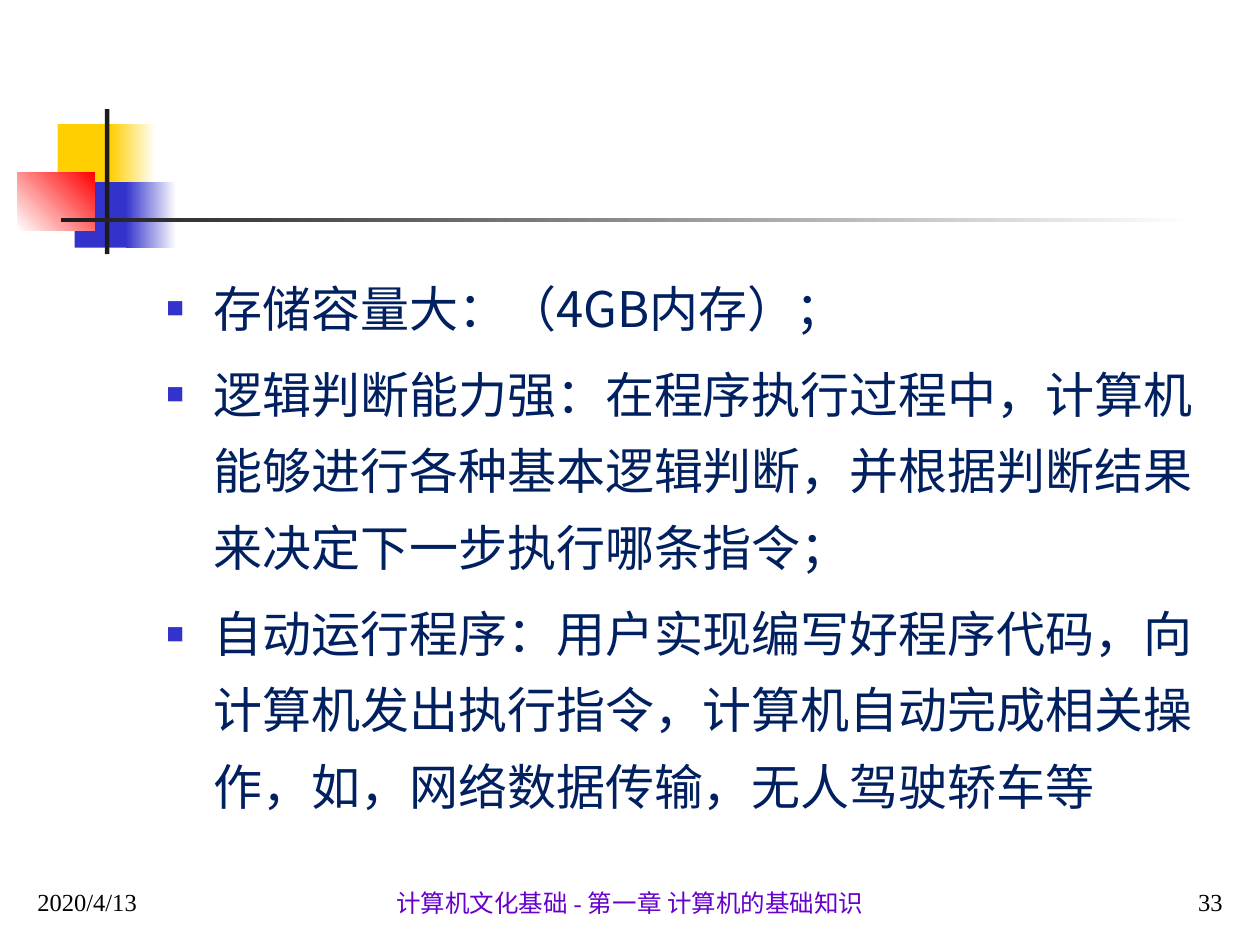
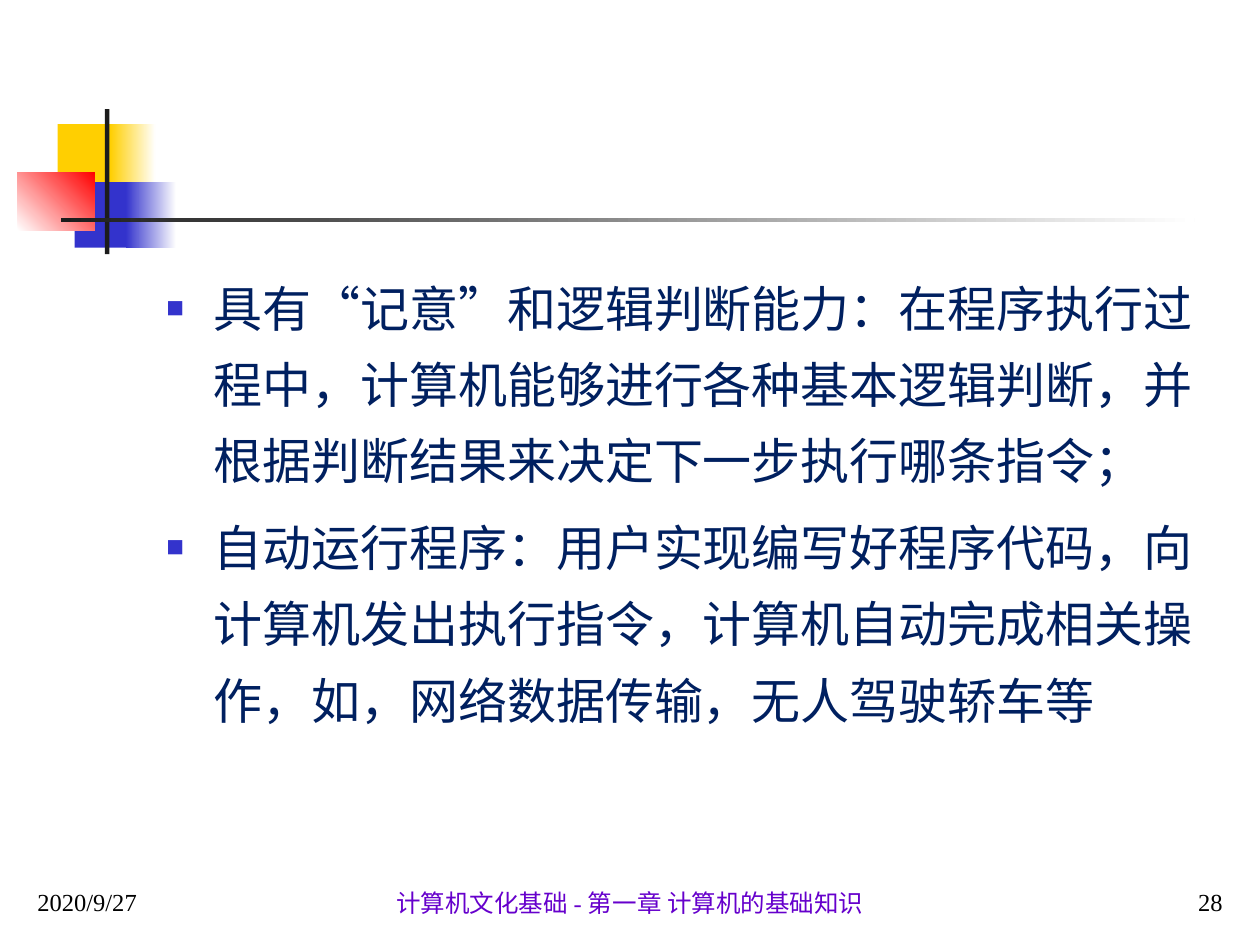
Before and after one commit to sans123wx/class, a slide deck: slide 28 of 计算机应用基础/第1章计算机基础/第1.1章 计算机概述.pptx (slide 33 before the commit). Drawn at 1260x945 pixels with LibreOffice and Linux fonts; fonts in the diff are those of the drawing. Boxes give left, top, right and bottom in pixels: in the first picture for what was removed or moved away, otherwise in the second. Text is boxed around its words. In the diff, an @@ line names an element or a change of style, - is before the commit and + after.

```diff
--- a/计算机应用基础/第1章计算机基础/第1.1章 计算机概述.pptx
+++ b/计算机应用基础/第1章计算机基础/第1.1章 计算机概述.pptx
@@ text at [214, 285, 1193, 487]: text changed @@
-■ 存储容量大：（4GB内存）；
-■ 逻辑判断能力强：在程序执行过程中，计算机能够进行各种基本逻辑判断，并根据判断结果来决定下一步执行哪条指令；
+■ 具有“记意”和逻辑判断能力：在程序执行过程中，计算机能够进行各种基本逻辑判断，并根据判断结果来决定下一步执行哪条指令；
@@ text at [37, 894, 136, 912]: text changed @@
-2020/4/13
+2020/9/27
@@ page number at [1198, 894, 1223, 912]: text changed @@
-33
+28
```
Also in this commit, not shown: 93 other slides changed, 1 slide added, 5 slides removed.
